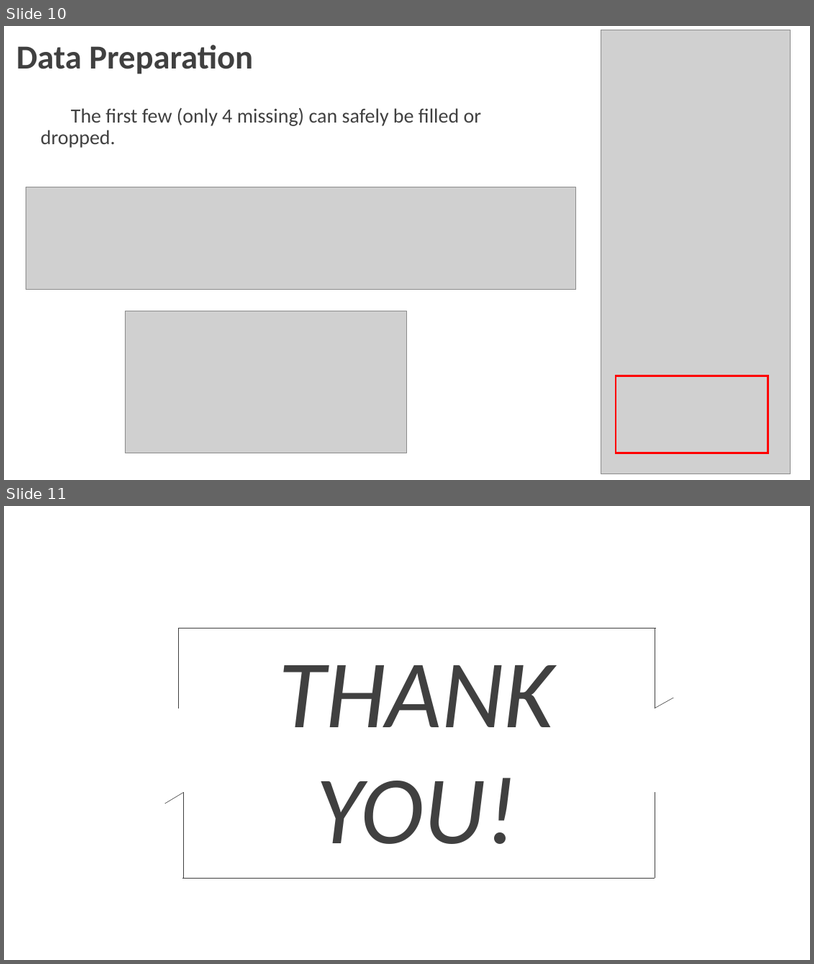
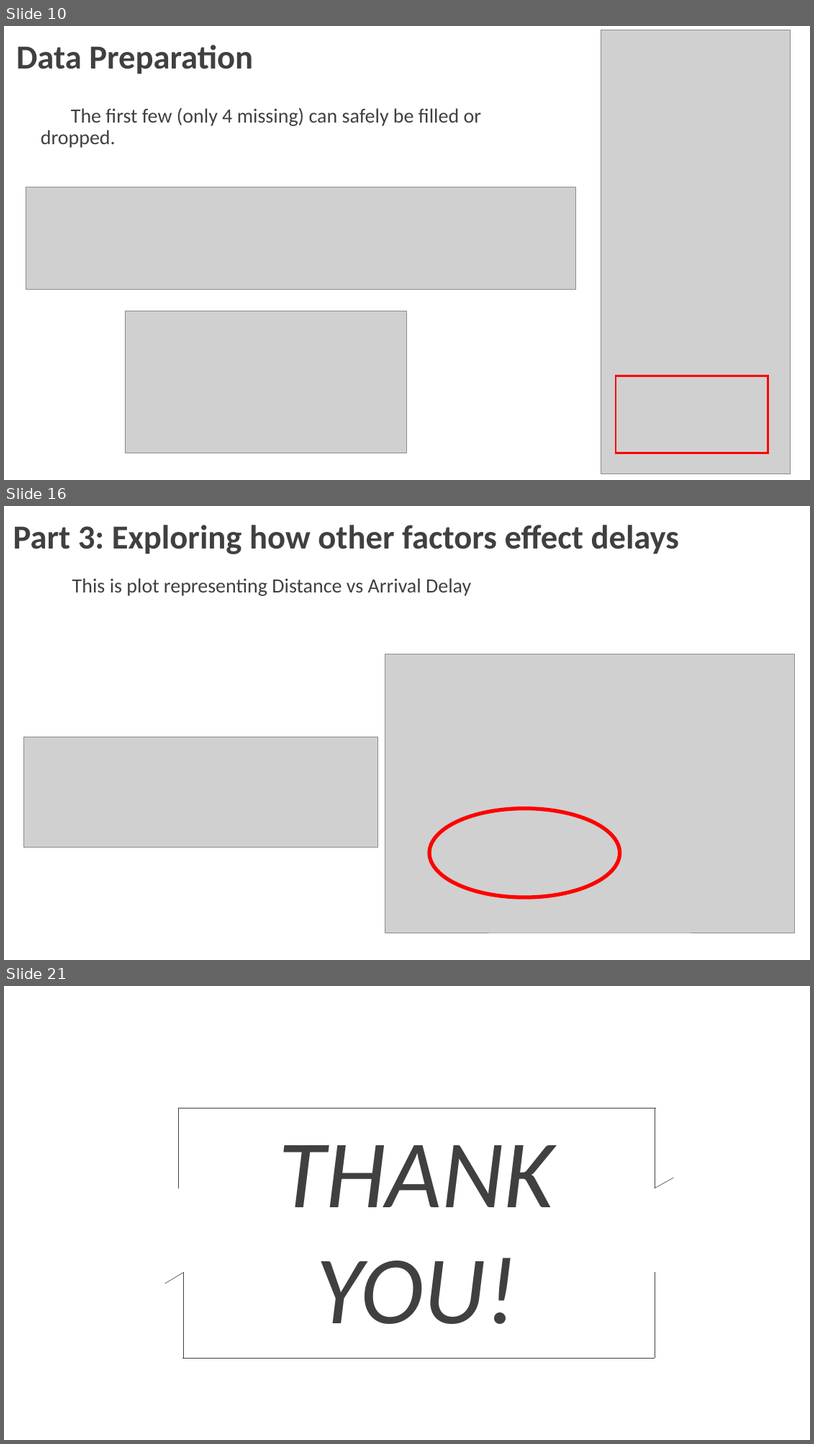
Before and after one commit to McLight-Note/Data_Process_Programming, a slide deck: Final_Project.pptx. Shown one above the other, each under a label of ours: slides 10 and 11 before the commit, slides 10, 16 and 21 after it; the slides between them are not shown. The pictures are 814x964 and 814x1444 pixels, drawn with LibreOffice and Linux fonts; fonts in the diff are those of the drawing; grey boxes stand for pictures; background and template pictures are left out. Boxes give left, top, right and bottom in pixels: in the first picture for what was removed or moved away, otherwise in the second. Text is boxed around its words. In the diff, an @@ line names an element or a change of style, - is before the commit and + after.

```diff
--- a/Final_Project.pptx
+++ b/Final_Project.pptx
@@ slide 16 added at [4, 506, 810, 960], background picture (left out) @@
@@ text added at [13, 525, 679, 554], 40 pt, text #404040, bold @@
+Part 3: Exploring how other factors effect delays
@@ text added at [72, 578, 471, 596], 24 pt, text #404040 @@
+This is plot representing Distance vs Arrival Delay
@@ picture added at [385, 654, 795, 932] @@
@@ picture added at [24, 737, 378, 847] @@
@@ ellipse added at [430, 808, 620, 898], outline #FF0000 4.5 pt @@
@@ what was slide 11 is now slide 21 @@
```
Also in this commit, not shown: 9 other slides added, 1 other file.
